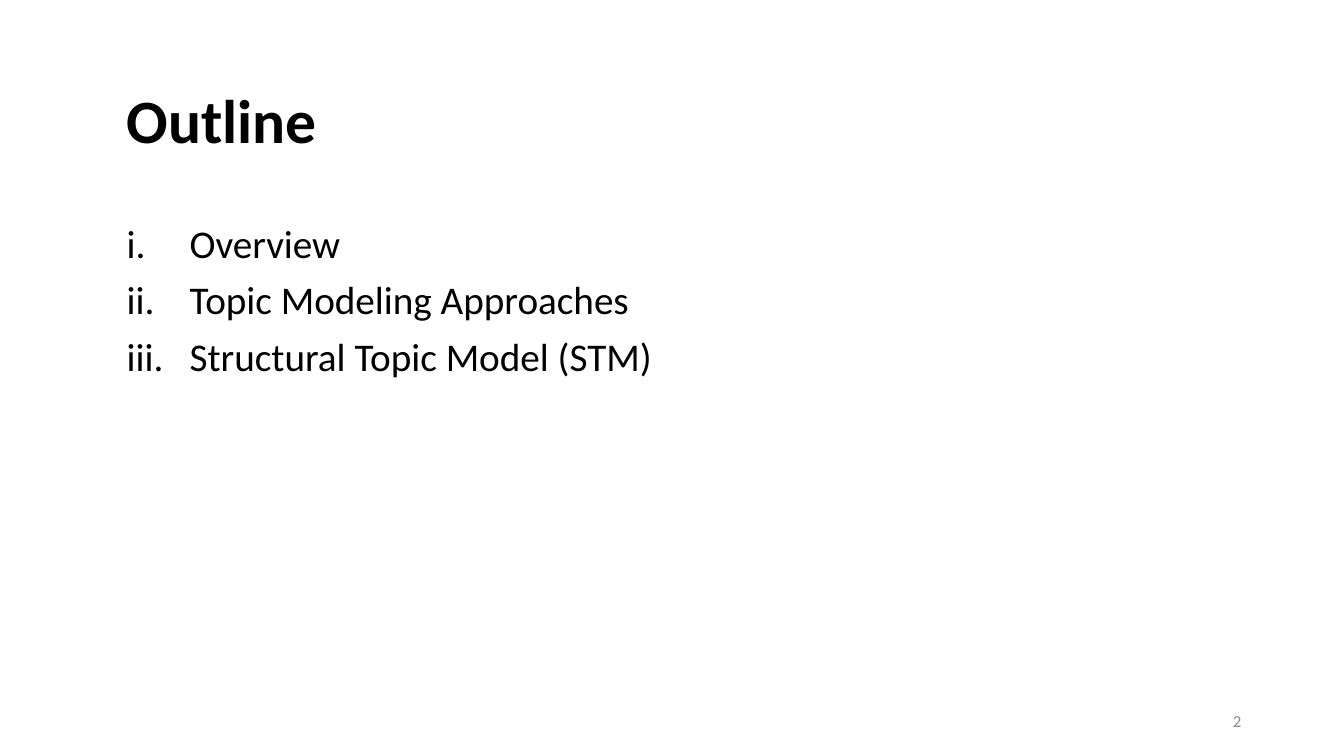
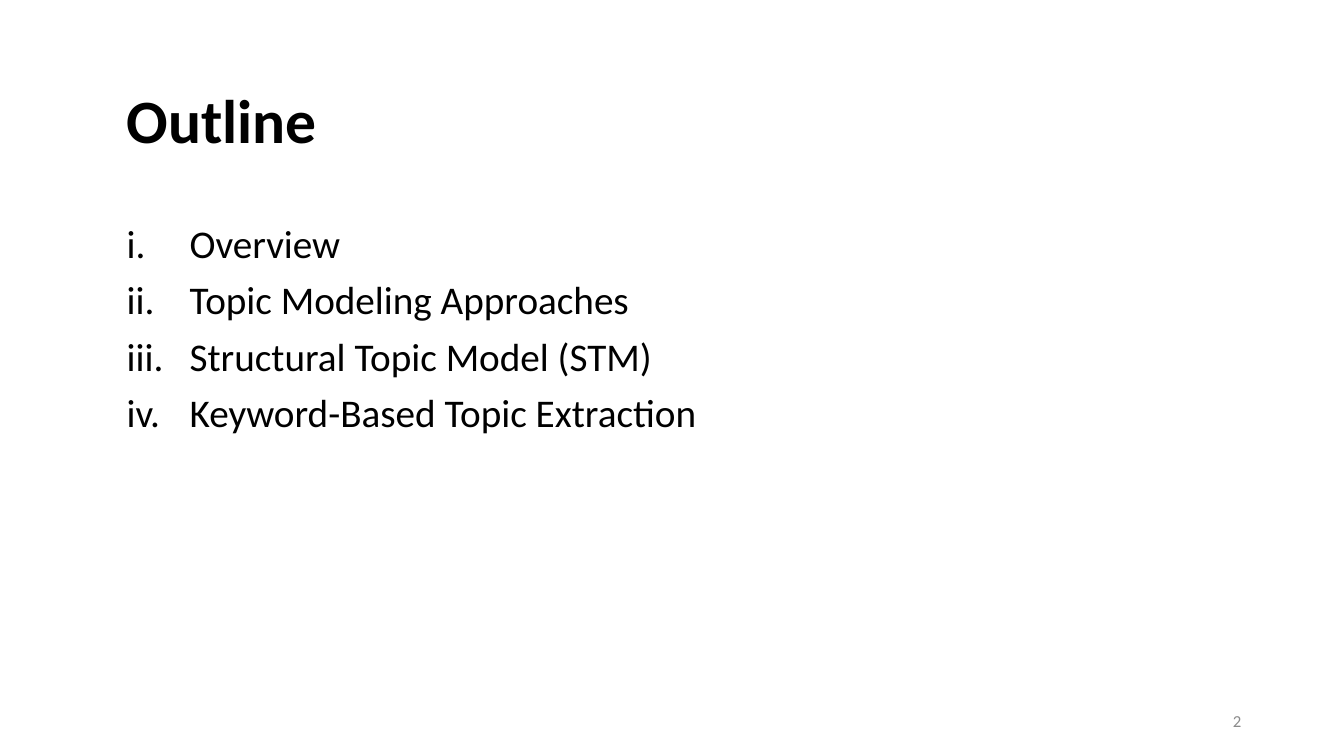
Before and after one commit to lisa-wm/consulting, a slide deck: slide 2 of 5_seminar/Contents_Part_02/slides/slides_II_2.pptx. Drawn at 1344x756 pixels with LibreOffice and Linux fonts; fonts in the diff are those of the drawing. Boxes give left, top, right and bottom in pixels: in the first picture for what was removed or moved away, otherwise in the second. Text is boxed around its words. In the diff, an @@ line names an element or a change of style, - is before the commit and + after.

```diff
--- a/5_seminar/Contents_Part_02/slides/slides_II_2.pptx
+++ b/5_seminar/Contents_Part_02/slides/slides_II_2.pptx
@@ text at (190, 399, 696, 434): paragraph added @@
+iv. Keyword-Based Topic Extraction
```
Also in this commit, not shown: 9 slides added, 5 other files.
